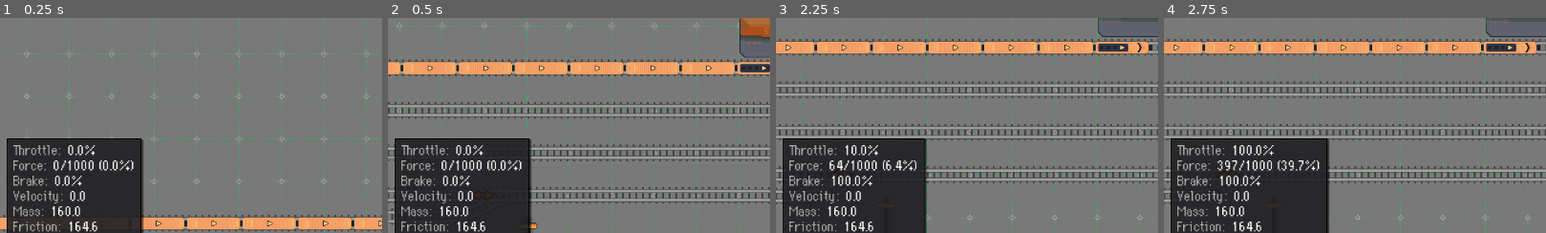
Above: before the commit, frames 1-4 (left to right).
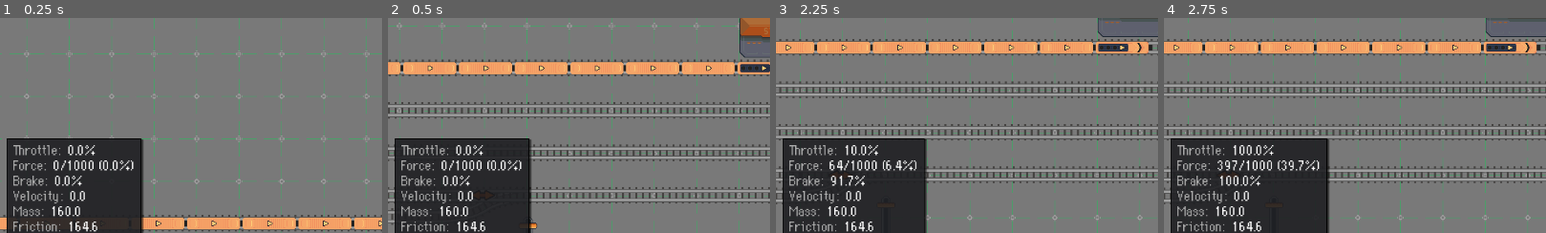
Above: after the commit, the same moments.

Repository: moonbench/simple-godot-train
Game: Godot game, scene res://Demo/Scenes/TestTracks5.tscn
The game is run twice, just before and just after one commit, with the same random seed, the same clock (stepped at 60 frames per second) and the same inputs. This scene is started directly instead of the project's main scene. The engine's default icon, where the game draws it, is replaced by a stand-in: a white triangle on a blue panel in a dark square.
Inputs (mouse positions are % of the whole screen's width and height, from its top left):
- Up to frame 1 (0.25 s): no input
- Up to frame 2 (0.5 s): no input
- Up to frame 3 (2.25 s): move the mouse to (45, 70) at 0.52 s; hold X (cut_throttle) 0.53-1.28 s; hold W (speed_up) 0.53-2.03 s; tap ` (set_throttle_0) at 0.8, 1.35 s; move the mouse to (80, 65) at 1.27 s; tap 1 (set_throttle_10) at 1.55 s; move the mouse to (20, 35) at 2.02 s; hold Space (brake) from 2.03 s (still down); hold 1 (set_throttle_10) from 2.03 s (still down)
- Up to frame 4 (2.75 s): keep holding Space (brake); keep holding 1 (set_throttle_10); tap 0 (set_throttle_100) at 2.3 s
The pictures show only the part of the screen within x 0-50%, y 43-93%; the shares and areas given below are measured in that part.

Frames 1-2 are identical in both runs. In frame 3, 0.3% of the frame differs, in the area x 14-26%, y 73-79%; in frame 4, nothing differs.

Commit message:
Move player input code into a dedicated component

Diff:
--- a/Scenes/TrainEngine.tscn
+++ b/Scenes/TrainEngine.tscn
@@ -1,8 +1,9 @@
-[gd_scene load_steps=4 format=3 uid="uid://c2qsc24ng38ir"]
+[gd_scene load_steps=5 format=3 uid="uid://c2qsc24ng38ir"]
 
 [ext_resource type="PackedScene" uid="uid://bjqtvbefblx2e" path="res://Scenes/TrainVehicle.tscn" id="1"]
 [ext_resource type="Script" path="res://Scripts/TrainEngine.gd" id="2"]
 [ext_resource type="Texture2D" uid="uid://cvutg2fumvmco" path="res://Demo/Assets/train_engine.png" id="3"]
+[ext_resource type="PackedScene" uid="uid://dk4kss5yu35xs" path="res://Scenes/components/player_control_component.tscn" id="4_rfm4s"]
 
 [node name="TrainEngine" groups=["train_engines"] instance=ExtResource("1")]
 script = ExtResource("2")
@@ -18,3 +19,5 @@
 
 [node name="TextureRect" parent="Body/Node2D2" index="0"]
 texture = ExtResource("3")
+
+[node name="PlayerControlComponent" parent="." index="3" instance=ExtResource("4_rfm4s")]
--- /dev/null
+++ b/Scenes/components/player_control_component.tscn
@@ -0,0 +1,6 @@
+[gd_scene load_steps=2 format=3 uid="uid://dk4kss5yu35xs"]
+
+[ext_resource type="Script" path="res://Scripts/components/player_control_component.gd" id="1_s7j7n"]
+
+[node name="PlayerControlComponent" type="Node"]
+script = ExtResource("1_s7j7n")
--- a/Scripts/TrainEngine.gd
+++ b/Scripts/TrainEngine.gd
@@ -32,8 +32,6 @@
 # Emit a signal to update the HUD
 func _process(delta: float) -> void:
 	super(delta)
-	_update_throttle(delta)
-	_update_brake(delta)
 	train_info.emit({
 		"throttle": target_force_percent,
 		"force_applied": applied_force,
@@ -50,47 +48,6 @@
 	_updated_applied_force(delta)
 	if velocity != 0 or applied_force != 0:
 		_move_with_friction(delta)
-
-func _input(event: InputEvent) -> void:
-	if event.is_pressed():
-		if event.is_action_pressed("set_throttle_0"):
-			target_force_percent = 0.0
-		if event.is_action_pressed("set_throttle_10"):
-			target_force_percent = 0.1
-		if event.is_action_pressed("set_throttle_20"):
-			target_force_percent = 0.2
-		if event.is_action_pressed("set_throttle_30"):
-			target_force_percent = 0.3
-		if event.is_action_pressed("set_throttle_40"):
-			target_force_percent = 0.4
-		if event.is_action_pressed("set_throttle_50"):
-			target_force_percent = 0.5
-		if event.is_action_pressed("set_throttle_60"):
-			target_force_percent = 0.6
-		if event.is_action_pressed("set_throttle_70"):
-			target_force_percent = 0.7
-		if event.is_action_pressed("set_throttle_80"):
-			target_force_percent = 0.8
-		if event.is_action_pressed("set_throttle_90"):
-			target_force_percent = 0.9
-		if event.is_action_pressed("set_throttle_100"):
-			target_force_percent = 1.0
-
-# Set the "throttle lever" position
-func _update_throttle(delta: float) -> void:
-	if Input.is_action_pressed("speed_up"):
-		target_force_percent = min(target_force_percent + delta/10, 1)
-	elif Input.is_action_pressed("slow_down"):
-		target_force_percent = max(target_force_percent - delta/10, -1)
-	elif Input.is_action_pressed("cut_throttle"):
-		target_force_percent = 0
-
-# Set the percent of the total force with which the brake is being applied
-func _update_brake(delta: float) -> void:
-	if Input.is_action_pressed("brake"):
-		brake_force = clamp(brake_force + brake_application_speed * delta, 0, 1)
-	elif brake_force > 0:
-		brake_force = clamp(brake_force - brake_application_speed * delta, 0, 1)
 
 # Move the front bogie by the applied force, minus friction forces
 func _move_with_friction(delta: float) -> void:
--- /dev/null
+++ b/Scripts/components/player_control_component.gd
@@ -0,0 +1,48 @@
+extends Node
+
+@onready var engine : TrainEngine = get_parent()
+
+func _process(delta: float) -> void:
+	_update_throttle(delta)
+	_update_brake(delta)
+
+func _input(event: InputEvent) -> void:
+	if event.is_pressed():
+		if event.is_action_pressed("set_throttle_0"):
+			engine.target_force_percent = 0.0
+		if event.is_action_pressed("set_throttle_10"):
+			engine.target_force_percent = 0.1
+		if event.is_action_pressed("set_throttle_20"):
+			engine.target_force_percent = 0.2
+		if event.is_action_pressed("set_throttle_30"):
+			engine.target_force_percent = 0.3
+		if event.is_action_pressed("set_throttle_40"):
+			engine.target_force_percent = 0.4
+		if event.is_action_pressed("set_throttle_50"):
+			engine.target_force_percent = 0.5
+		if event.is_action_pressed("set_throttle_60"):
+			engine.target_force_percent = 0.6
+		if event.is_action_pressed("set_throttle_70"):
+			engine.target_force_percent = 0.7
+		if event.is_action_pressed("set_throttle_80"):
+			engine.target_force_percent = 0.8
+		if event.is_action_pressed("set_throttle_90"):
+			engine.target_force_percent = 0.9
+		if event.is_action_pressed("set_throttle_100"):
+			engine.target_force_percent = 1.0
+
+# Set the "throttle lever" position
+func _update_throttle(delta: float) -> void:
+	if Input.is_action_pressed("speed_up"):
+		engine.target_force_percent = min(engine.target_force_percent + delta/10, 1)
+	elif Input.is_action_pressed("slow_down"):
+		engine.target_force_percent = max(engine.target_force_percent - delta/10, -1)
+	elif Input.is_action_pressed("cut_throttle"):
+		engine.target_force_percent = 0
+
+# Set the percent of the total force with which the brake is being applied
+func _update_brake(delta: float) -> void:
+	if Input.is_action_pressed("brake"):
+		engine.brake_force = clamp(engine.brake_force + engine.brake_application_speed * delta, 0, 1)
+	elif engine.brake_force > 0:
+		engine.brake_force = clamp(engine.brake_force - engine.brake_application_speed * delta, 0, 1)
